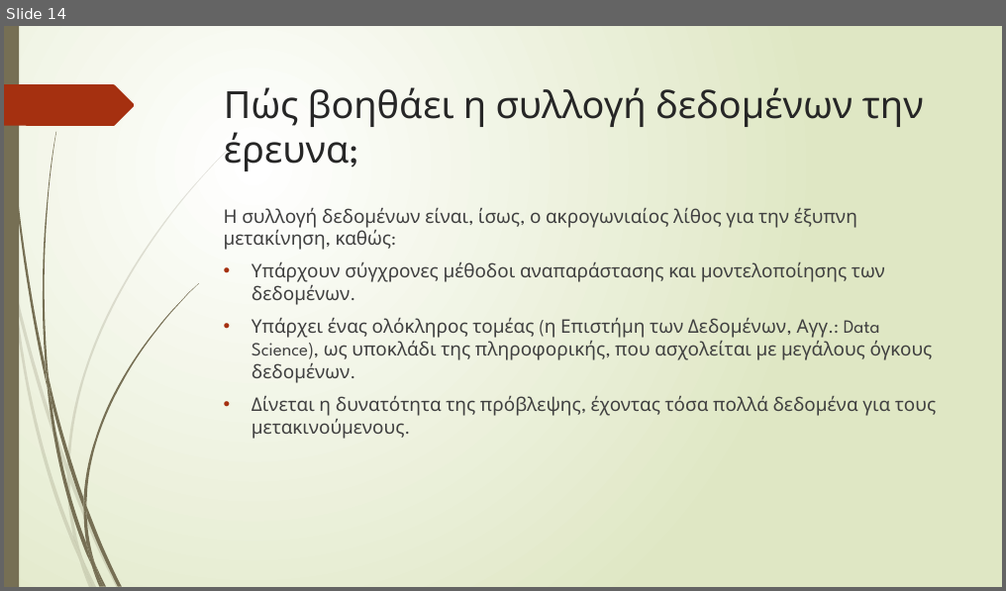
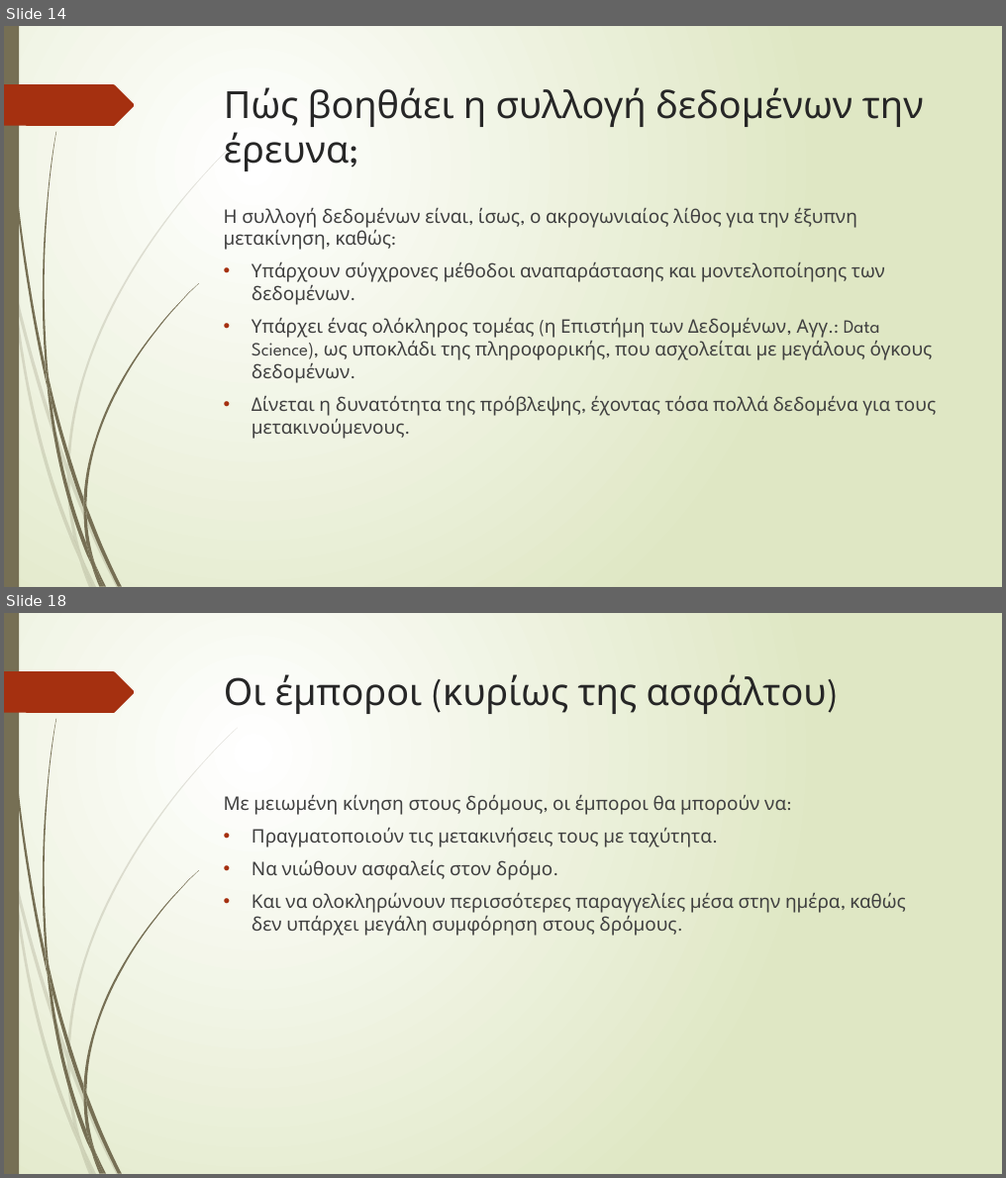
Before and after one commit to GeorgeMC2610/Contiki-Cooja-Simulations, a slide deck: final/p19204.pptx. Shown one above the other, each under a label of ours: slide 14 before the commit, slides 14 and 18 after it; the slides between them are not shown. The pictures are 1006x591 and 1006x1178 pixels, drawn with LibreOffice and Linux fonts; fonts in the diff are those of the drawing. Boxes give left, top, right and bottom in pixels: in the first picture for what was removed or moved away, otherwise in the second. Text is boxed around its words. In the diff, an @@ line names an element or a change of style, - is before the commit and + after.

```diff
--- a/final/p19204.pptx
+++ b/final/p19204.pptx
@@ slide 18 added at (x1=4, y1=613, x2=1002, y2=1174), background gradient #FFFFFF to #DFE8C4; not listed: 24 template elements that a slide beside it also shows @@
@@ title added at (x1=224, y1=674, x2=827, y2=714), 36 pt, text #262626 @@
+Οι έμποροι (κυρίως της ασφάλτου)
@@ text added at (x1=224, y1=794, x2=905, y2=936), 18 pt, text #404040 @@
+Με μειωμένη κίνηση στους δρόμους, οι έμποροι θα μπορούν να:
+• Πραγματοποιούν τις μετακινήσεις τους με ταχύτητα.
+• Να νιώθουν ασφαλείς στον δρόμο.
+• Και να ολοκληρώνουν περισσότερες παραγγελίες μέσα στην ημέρα, καθώς δεν υπάρχει μεγάλη συμφόρηση στους δρόμους.
```
Also in this commit, not shown: 1 slide changed, 2 other slides added.
